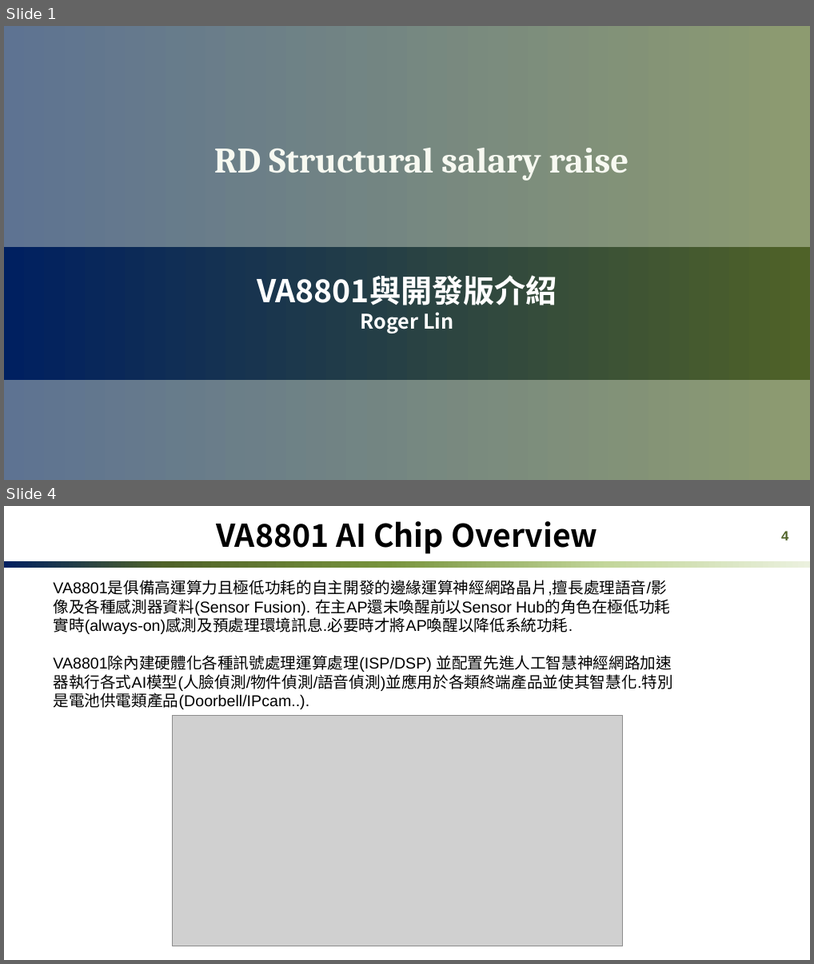
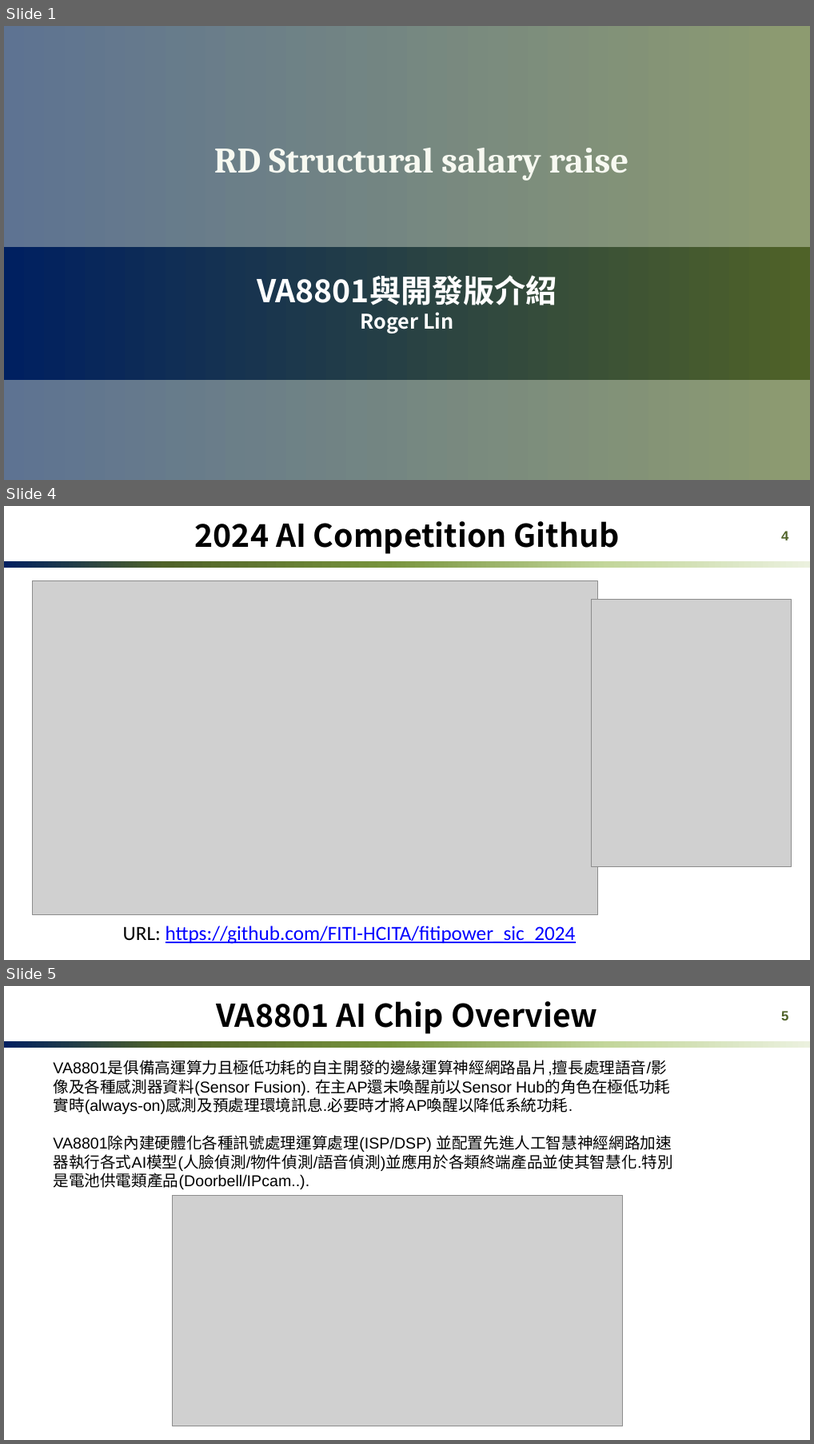
Before and after one commit to FITI-HCITA/fitipower_sic_2024, a slide deck: 課程投影片/天鈺基金會科技競賽_Lession1_VA8801_MB_Introduction.pptx. Shown one above the other, each under a label of ours: slides 1 and 4 before the commit, slides 1, 4 and 5 after it; the slides between them are not shown. The pictures are 814x964 and 814x1444 pixels, drawn with LibreOffice and Linux fonts; fonts in the diff are those of the drawing; grey boxes stand for pictures; background and template pictures are left out. Boxes give left, top, right and bottom in pixels: in the first picture for what was removed or moved away, otherwise in the second. Text is boxed around its words. In the diff, an @@ line names an element or a change of style, - is before the commit and + after.

Commit message:
update ppt file

```diff
--- a/課程投影片/天鈺基金會科技競賽_Lession1_VA8801_MB_Introduction.pptx
+++ b/課程投影片/天鈺基金會科技競賽_Lession1_VA8801_MB_Introduction.pptx
@@ slide 4 added at bbox=[4, 506, 810, 960], background #FFFFFF; not listed: 1 template element that a slide beside it also shows @@
@@ title added at bbox=[195, 521, 620, 554], 28 pt, text #000000, bold @@
+2024 AI Competition Github
@@ page number added at bbox=[782, 531, 789, 540], 12 pt, text #4F6228, bold @@
+4
@@ picture added at bbox=[32, 581, 598, 915] @@
@@ picture added at bbox=[591, 599, 791, 867] @@
@@ text added at bbox=[123, 925, 576, 944], 18 pt, text #0000FF, underline @@
+URL: https://github.com/FITI-HCITA/fitipower_sic_2024
@@ what was slide 4 is now slide 5 @@
@@ page number at bbox=[782, 1011, 789, 1020]: text changed @@
-4
+5
```
